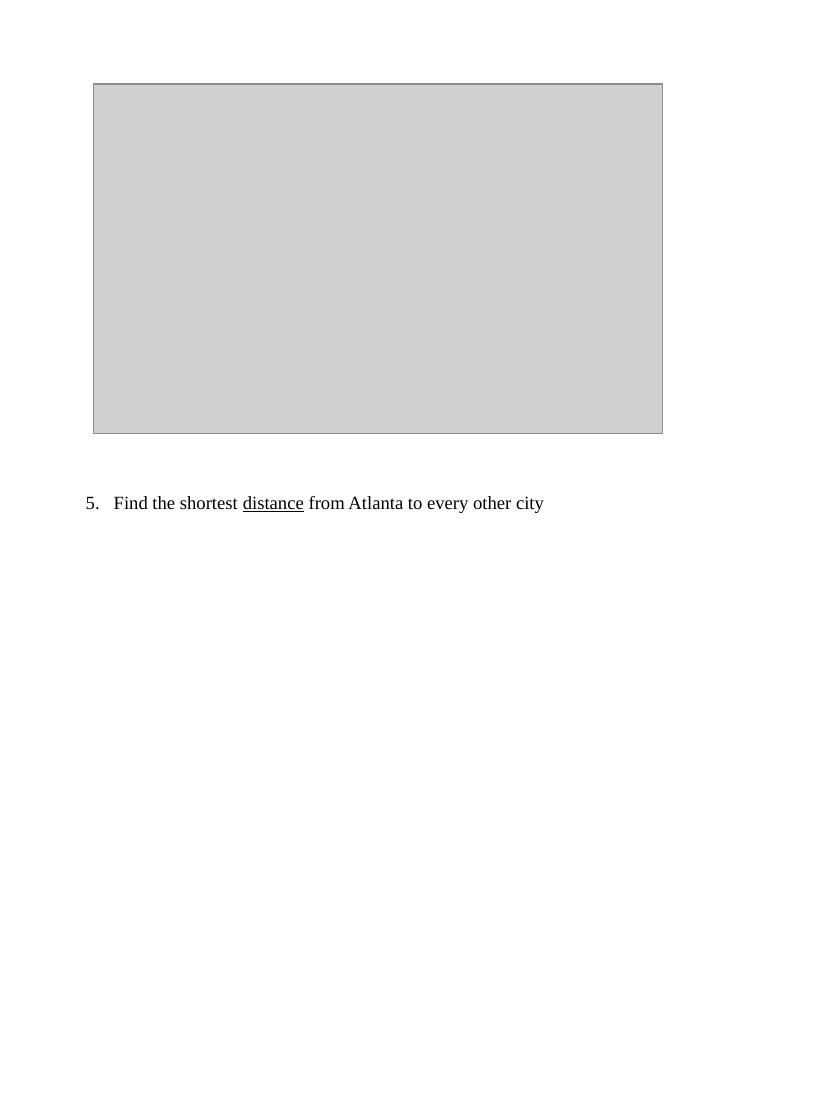
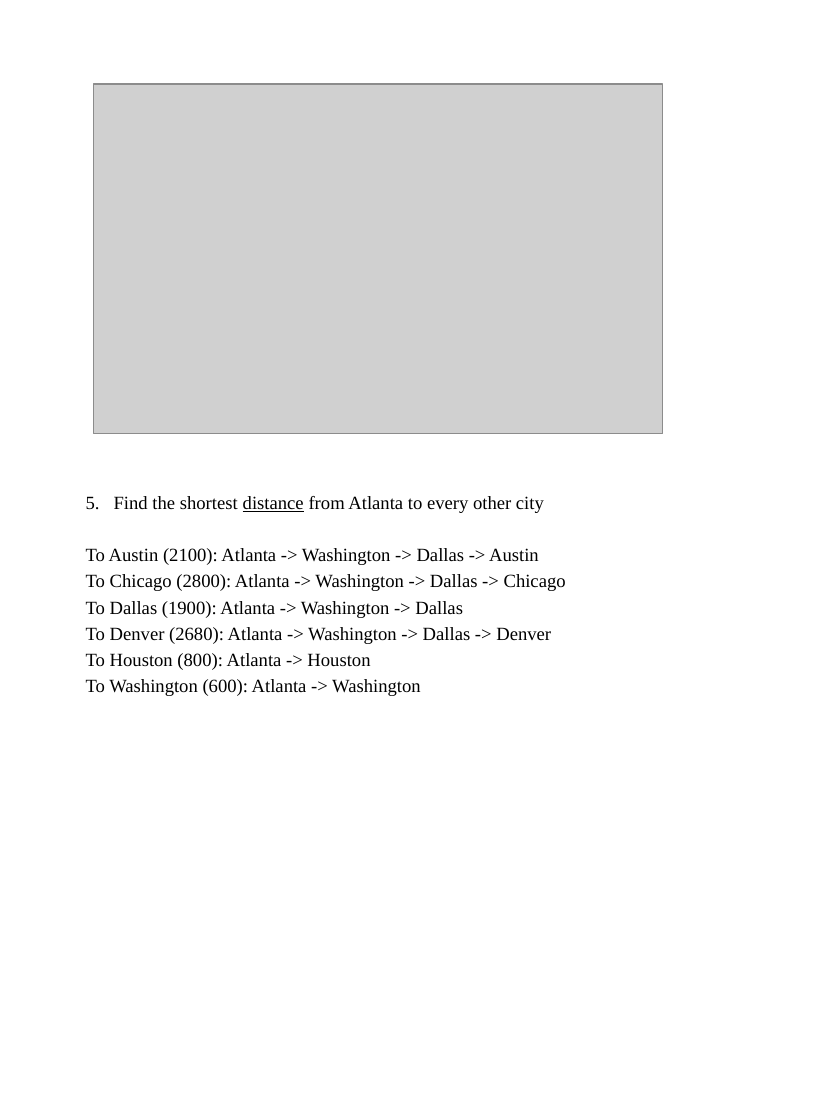
Before and after one commit to y0natan10/CMSC204-Lab7-Graph-Lab, a slide deck: slide 4 of AssignmentRelatedDocuments/WhatWasSubmitted/Graph Lab.pptx. Drawn at 840x1120 pixels with LibreOffice and Linux fonts; fonts in the diff are those of the drawing; grey boxes stand for pictures. Boxes give left, top, right and bottom in pixels: in the first picture for what was removed or moved away, otherwise in the second. Text is boxed around its words. In the diff, an @@ line names an element or a change of style, - is before the commit and + after.

```diff
--- a/AssignmentRelatedDocuments/WhatWasSubmitted/Graph Lab.pptx
+++ b/AssignmentRelatedDocuments/WhatWasSubmitted/Graph Lab.pptx
@@ text at (86,548,566,696): paragraphs added @@
+To Austin (2100): Atlanta -> Washington -> Dallas -> Austin
+To Chicago (2800): Atlanta -> Washington -> Dallas -> Chicago
+To Dallas (1900): Atlanta -> Washington -> Dallas
+To Denver (2680): Atlanta -> Washington -> Dallas -> Denver
+To Houston (800): Atlanta -> Houston
+To Washington (600): Atlanta -> Washington
```
Also in this commit, not shown: 3 other slides changed, 4 other files.
